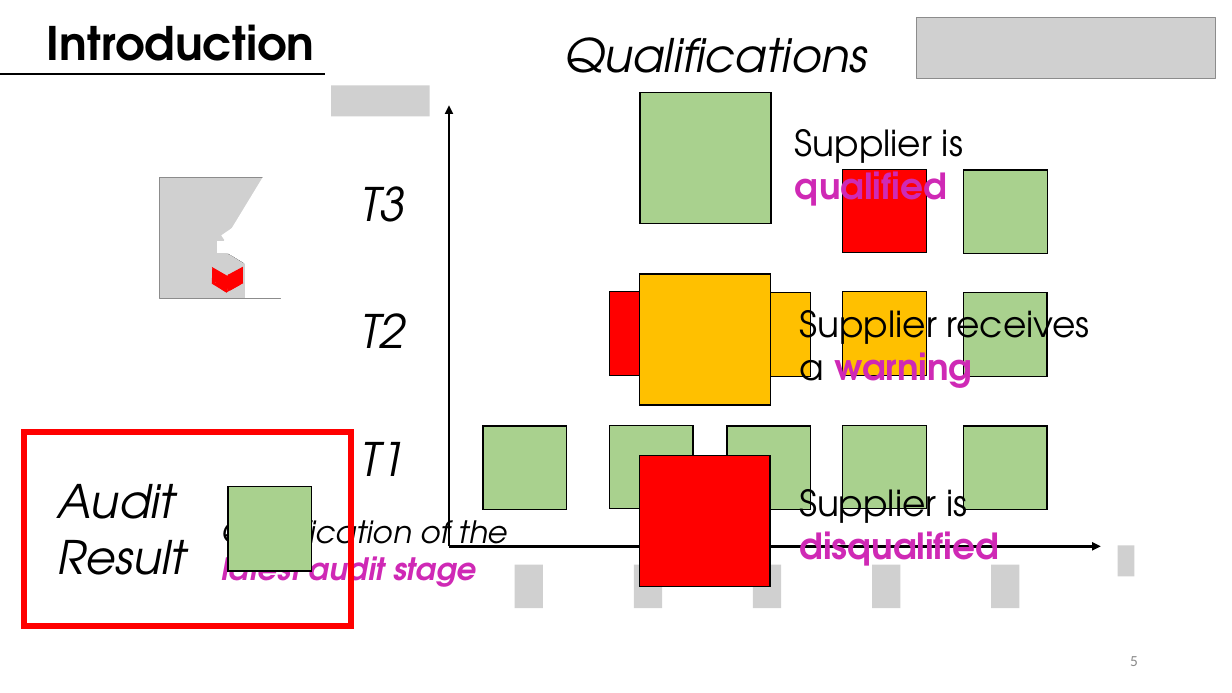
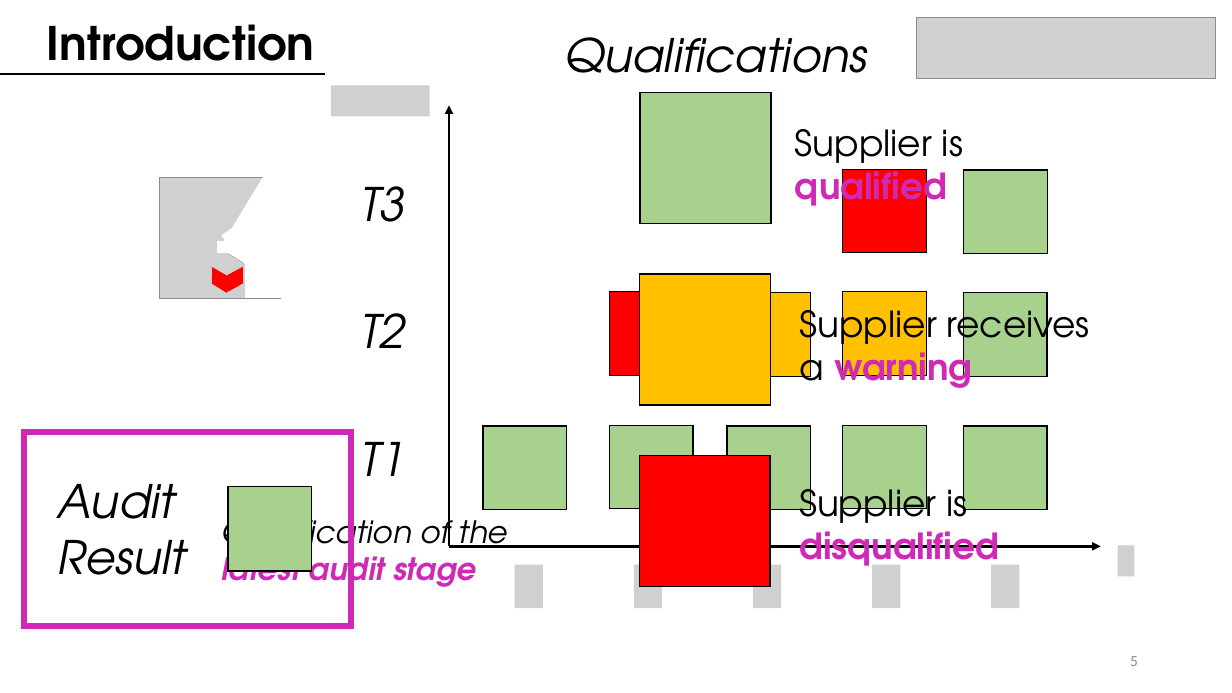
Before and after one commit to juanbeta98/DataScienceStudyCase, a slide deck: slide 6 of BMW ML Case Study.pptx. Drawn at 1232x693 pixels with LibreOffice and Linux fonts; fonts in the diff are those of the drawing; grey boxes stand for pictures. Boxes give left, top, right and bottom in pixels: in the first picture for what was removed or moved away, otherwise in the second. Text is boxed around its words. In the diff, an @@ line names an element or a change of style, - is before the commit and + after.

```diff
--- a/BMW ML Case Study.pptx
+++ b/BMW ML Case Study.pptx
@@ rectangle at bbox=[24, 433, 351, 627]: outline #FF0000 4.5 pt to #CF29B5 4.5 pt @@
```
Also in this commit, not shown: 2 other slides changed, 7 slides added, 1 slide removed, 2 other files.
